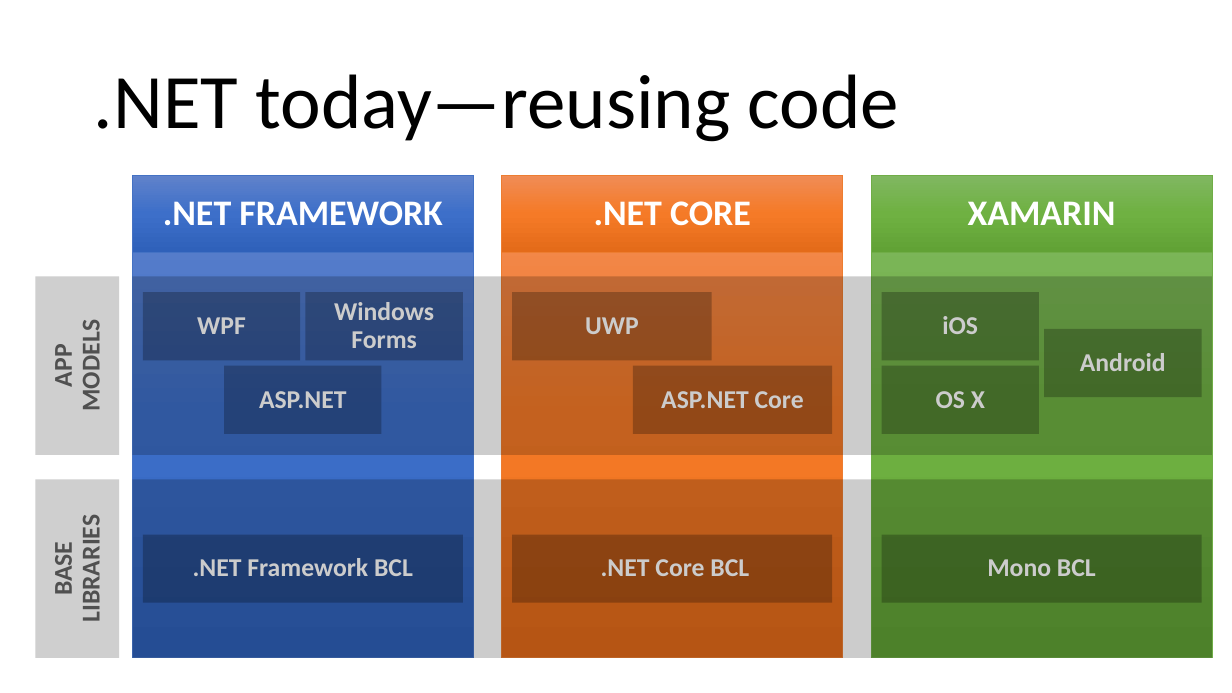
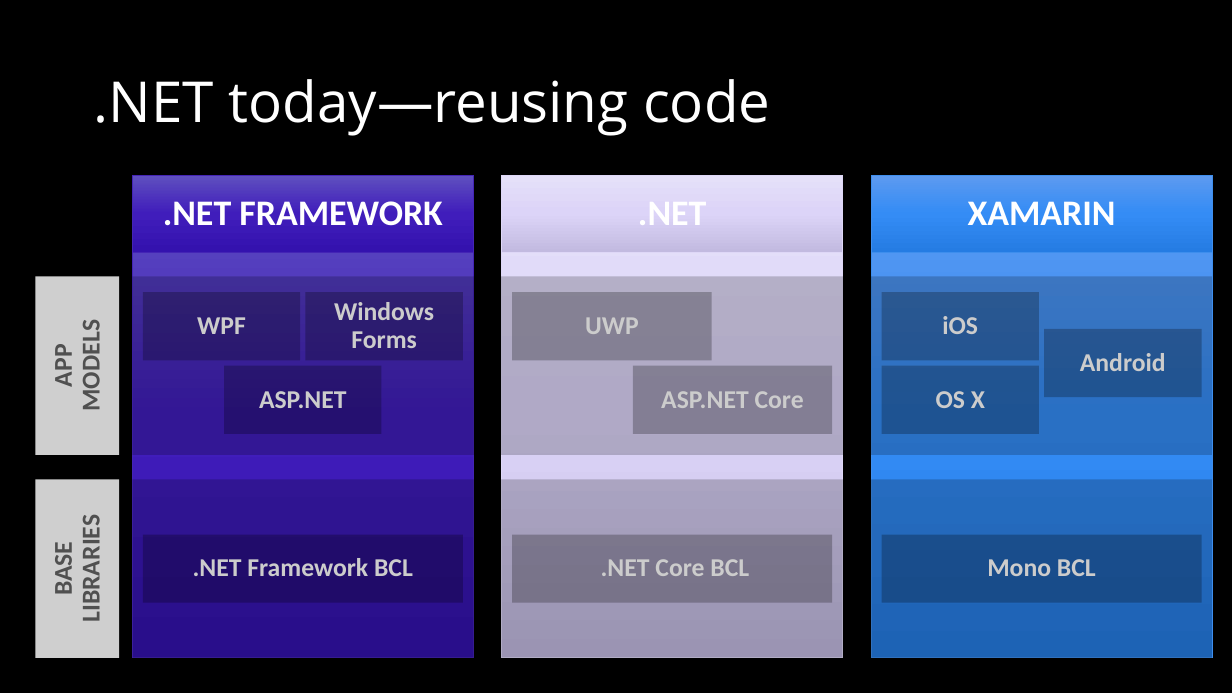
Before and after one commit to dotnet-presentations/dotnetcore-workshop, a slide deck: slide 2 of 2. NET-Standard/netcore-workshop-netstandard.pptx. Drawn at 1232x693 pixels with LibreOffice and Linux fonts; fonts in the diff are those of the drawing. Boxes give left, top, right and bottom in pixels: in the first picture for what was removed or moved away, otherwise in the second. Text is boxed around its words. In the diff, an @@ line names an element or a change of style, - is before the commit and + after.

```diff
--- a/2. NET-Standard/netcore-workshop-netstandard.pptx
+++ b/2. NET-Standard/netcore-workshop-netstandard.pptx
@@ background #FFFFFF to #000000 @@
@@ title ".NET today—reusing code" at (94,79,770,136): size 60 to 44 pt, font Calibri to Open Sans, text colour #000000 to #FFFFFF @@
@@ rectangle ".NET FRAMEWORK" at (132,176,473,252): fill gradient #6183CB to #3E70CA to #3062BB to gradient #6050C0 to #401DBC to #3513AE; outline #4472C4 0.5 pt to #4424B5 0.5 pt @@
@@ rectangle at (132,176,473,658): fill gradient #6183CB to #3E70CA to #3062BB to gradient #6050C0 to #401DBC to #3513AE; outline #4472C4 0.5 pt to #4424B5 0.5 pt @@
@@ rectangle ".NET" at (502,176,843,252): fill gradient #F18C57 to #F67B28 to #E56C19 to gradient #E6E0F9 to #DDD5F9 to #C3BAE0; outline #ED7D31 0.5 pt to #DED7F7 0.5 pt @@
@@ rectangle at (502,176,843,658): fill gradient #F18C57 to #F67B28 to #E56C19 to gradient #E6E0F9 to #DDD5F9 to #C3BAE0; outline #ED7D31 0.5 pt to #DED7F7 0.5 pt @@
@@ rectangle "XAMARIN" at (872,176,1213,252): fill gradient #81B861 to #6FB242 to #62A336 to gradient #5E9BF1 to #358DF6 to #257DE4; outline #70AD47 0.5 pt to #3E8EED 0.5 pt @@
@@ rectangle at (872,176,1213,658): fill gradient #81B861 to #6FB242 to #62A336 to gradient #5E9BF1 to #358DF6 to #257DE4; outline #70AD47 0.5 pt to #3E8EED 0.5 pt @@
@@ text in rectangle at (638,202,707,225): text changed @@
-.NET CORE
+.NET
```
Also in this commit, not shown: 11 other slides changed, 1 slide removed, 10 other files.
